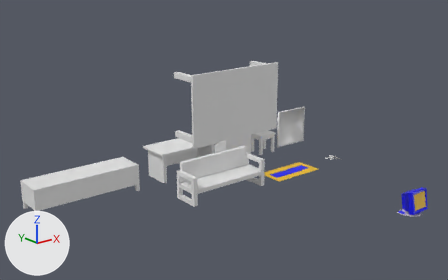
Before and after pictures for a commit that changed the FBX model Assets/Master/FBXs/publication_office.fbx.
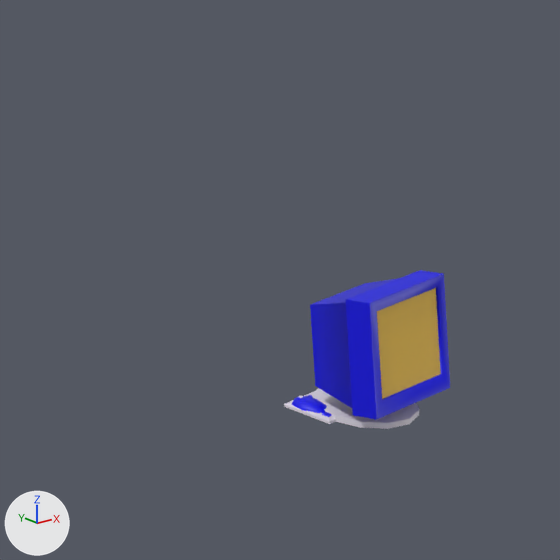
Each version appears first whole from a camera (50 mm lens) standing at (-19.41, -13.37, 10.05) and looking at (-4.74, 4.97, 2.71), and next in a close-up on the part from 77% to 100% of the width and 49% to 86% of the height. The axes (+X, +Y, +Z) are drawn at lower left. The lights are the same throughout. The older version's two pictures come first. Where no turn or scale is listed for an object, it has been applied to the vertices. Vertices at exactly the same position are counted once.

Names of what the first close-up shows: 'msh_monitor' and 2 more.
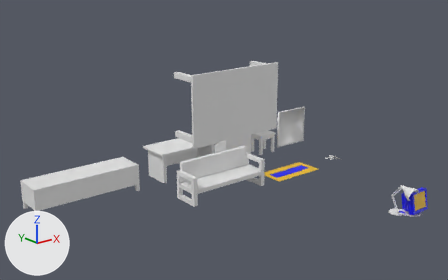
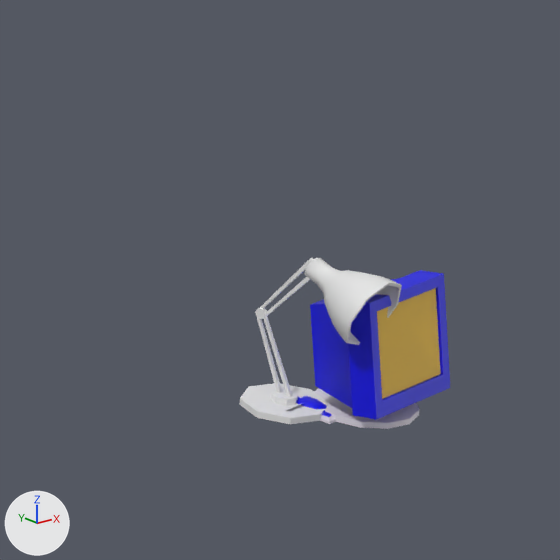
Not visible in the close-ups: 'msh_note'.

What changed in the scene script:
```text
Change me_cube:
    where me_cube.from_pydata(...)  # 72 vertices, 60 faces; spans x 0.0..0.9, y -0.781..0.0, z 0.0..1.017
    used by ob_msh_monitor; location = (0.0, 0.0, 0.0)
    me_cube part 1: edges marked sharp go from 64 to 72
Add me_plane_001_1:
    me_plane_001_1.from_pydata(...)  # 32 vertices, 32 faces; spans x -0.014..0.014, y -0.07..0.309, z 0.033..0.692
Add me_circle_003_1:
    me_circle_003_1.from_pydata(...)  # 88 vertices, 82 faces; spans x -0.287..0.287, y -0.459..0.207, z -0.401..0.152
Add me_plane_012:
    me_plane_012.from_pydata([(-0.15, -0.15, 0.07), (0.15, -0.15, 0.07), (-0.15, 0.15, 0.0), (0.15, 0.15, 0.0), (-0.15, 0.054, 0.0), (0.15, 0.054, 0.0), (-0.15, 0.013, 0.003), (-0.15, -0.04, 0.016), (-0.15, -0.095, 0.038), (0.15, -0.095, 0.038), (0.15, -0.04, 0.016), (0.15, 0.013, 0.003)], [], [(4, 5, 3, 2), (6, 11, 5, 4), (0, 1, 9, 8), (8, 9, 10, 7), (7, 10, 11, 6)])
Add me_plane_011:
    me_plane_011.from_pydata(...)  # 32 vertices, 32 faces; spans x -0.014..0.014, y 0.016..0.517, z -0.559..0.028
Add me_circle:
    me_circle.from_pydata(...)  # 32 vertices, 25 faces; spans x -0.317..0.317, y -0.317..0.317, z 0.0..0.1
Add ob_msh_spine0:
    ob_msh_spine0 = bpy.data.objects.new('msh_spine0', me_plane_001_1)
    ob_msh_spine0.location = (0.0, 0.0, 0.0)
Add ob_msh_lamp:
    ob_msh_lamp = bpy.data.objects.new('msh_lamp', me_circle_003_1)
    ob_msh_lamp.location = (0.0, -0.315, 1.079)
Add ob_msh_note:
    ob_msh_note = bpy.data.objects.new('msh_note', me_plane_012)
    ob_msh_note.location = (0.0, 0.0, 0.0)
Add ob_msh_spine1:
    ob_msh_spine1 = bpy.data.objects.new('msh_spine1', me_plane_011)
    ob_msh_spine1.location = (0.02, -0.209, 1.167)
Add ob_msh_base:
    ob_msh_base = bpy.data.objects.new('msh_base', me_circle)
    ob_msh_base.location = (0.0, 0.0, 0.0)
```

Boxes [x1, y1, x2, y2] around the edits, measured in the close-ups (560 x 560 px):
'msh_lamp', added
    after: [305, 258, 402, 345]
'msh_base', added
    after: [239, 383, 329, 424]
'msh_spine0', added
    after: [255, 308, 293, 397]
'msh_spine1', added
    after: [260, 257, 314, 319]
part 1 of me_cube, shading changed
    both: [312, 278, 450, 412]
